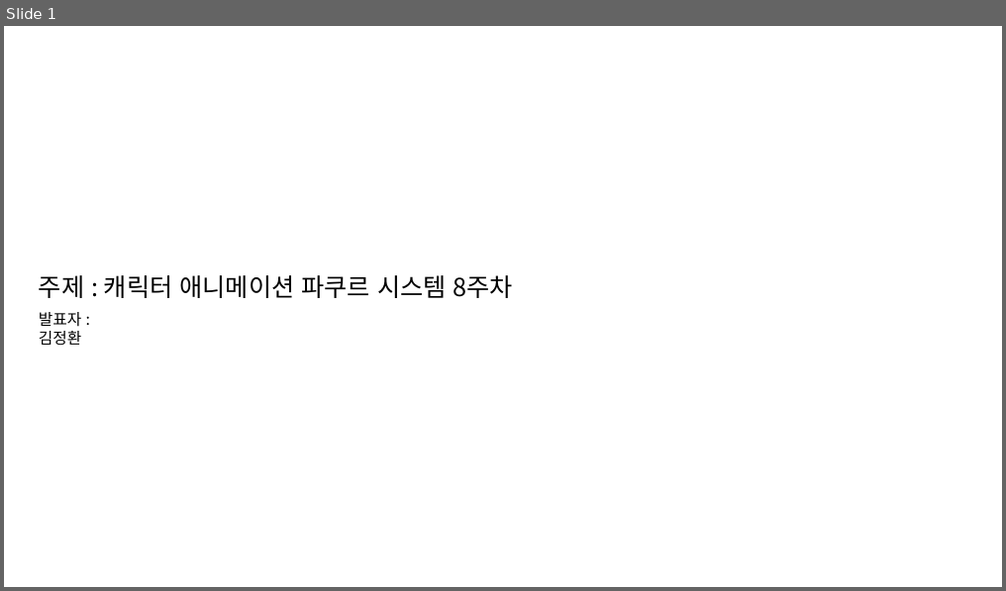
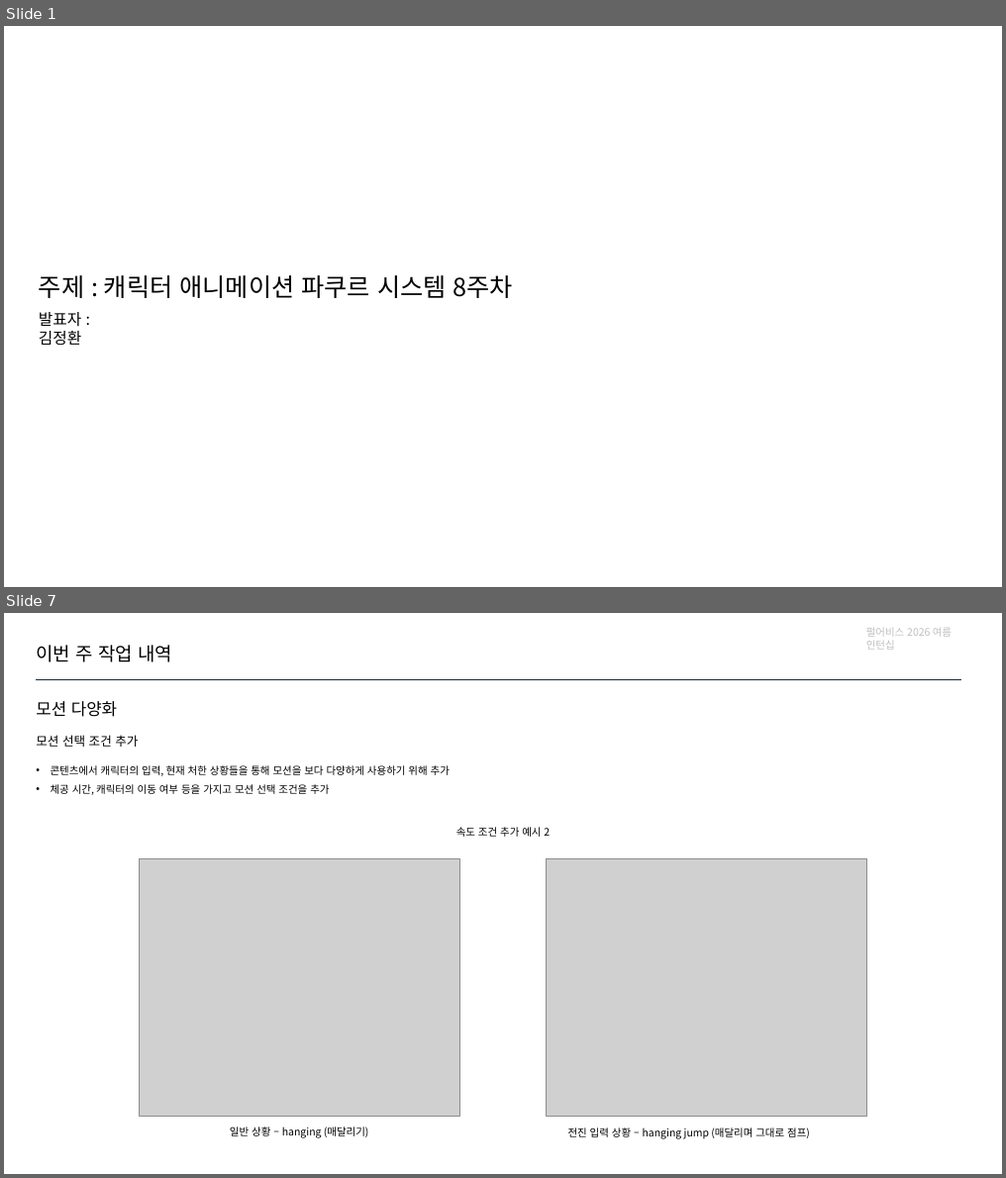
Before and after one commit to jhk0701/PA26-Character-Animation-Parkour, a slide deck: PPT/week8.pptx. Shown one above the other, each under a label of ours: slide 1 before the commit, slides 1 and 7 after it; the slides between them are not shown. The pictures are 1006x591 and 1006x1178 pixels, drawn with LibreOffice and Linux fonts; fonts in the diff are those of the drawing; grey boxes stand for pictures. Boxes give left, top, right and bottom in pixels: in the first picture for what was removed or moved away, otherwise in the second. Text is boxed around its words. In the diff, an @@ line names an element or a change of style, - is before the commit and + after.

Commit message:
Update: 액션 추가

```diff
--- a/PPT/week8.pptx
+++ b/PPT/week8.pptx
@@ slide 7 added at [4, 613, 1002, 1174], background #FFFFFF @@
@@ text added at [866, 628, 951, 650], 10 pt, text #BFBFBF @@
+펄어비스 2026 여름 인턴십
@@ text added at [36, 645, 172, 663], 18 pt, text #000000 @@
+이번 주 작업 내역
@@ text added at [36, 701, 117, 717], 16 pt, text #000000 @@
+모션 다양화
@@ line added from (36, 680) to (961, 680), #0E2841 1.5 pt @@
@@ text added at [36, 735, 138, 747], 12 pt, text #000000 @@
+모션 선택 조건 추가
@@ text added at [51, 765, 450, 795], 10 pt, text #000000 @@
+• 콘텐츠에서 캐릭터의 입력, 현재 처한 상황들을 통해 모션을 보다 다양하게 사용하기 위해 추가
+• 체공 시간, 캐릭터의 이동 여부 등을 가지고 모션 선택 조건을 추가
@@ text added at [456, 827, 549, 837], 10 pt, text #000000 @@
+속도 조건 추가 예시 2
@@ picture added at [139, 859, 459, 1116] @@
@@ picture added at [547, 859, 867, 1117] @@
@@ text added at [230, 1127, 369, 1139], 10 pt, text #000000 @@
+일반 상황 – hanging (매달리기)
@@ text added at [568, 1128, 810, 1140], 10 pt, text #000000 @@
+전진 입력 상황 – hanging jump (매달리며 그대로 점프)
```
Also in this commit, not shown: 4 slides changed, 2 other slides added, 17 other files.
